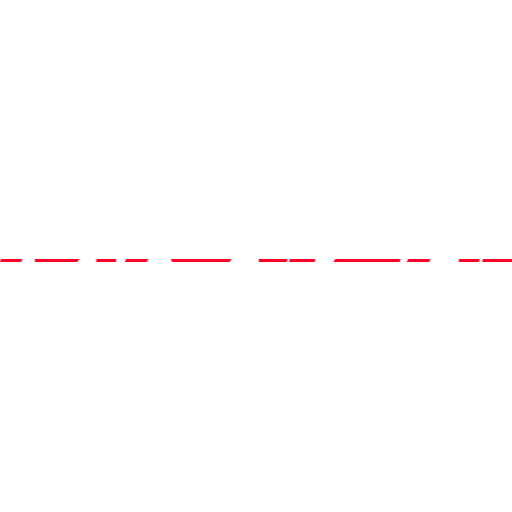
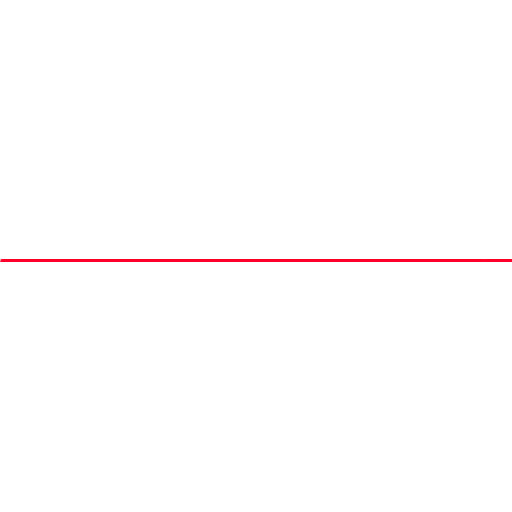
Layers edited between the first and the second 512x512 image:
renamed "Camada 0" to "Camada 9", painted on it over left=20, top=259, right=483, bottom=262
